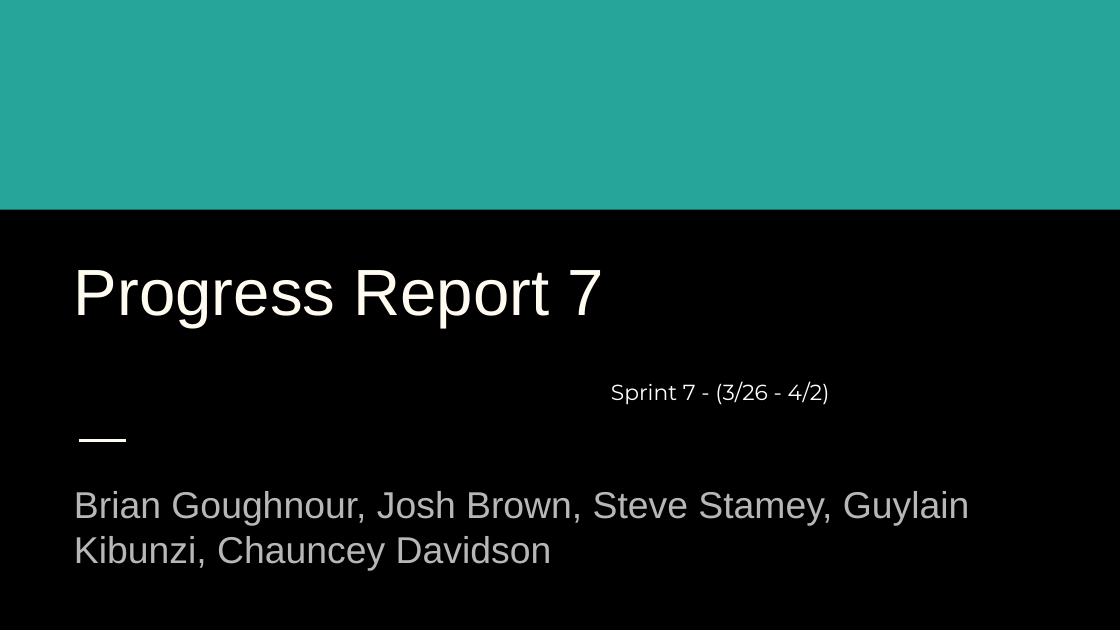
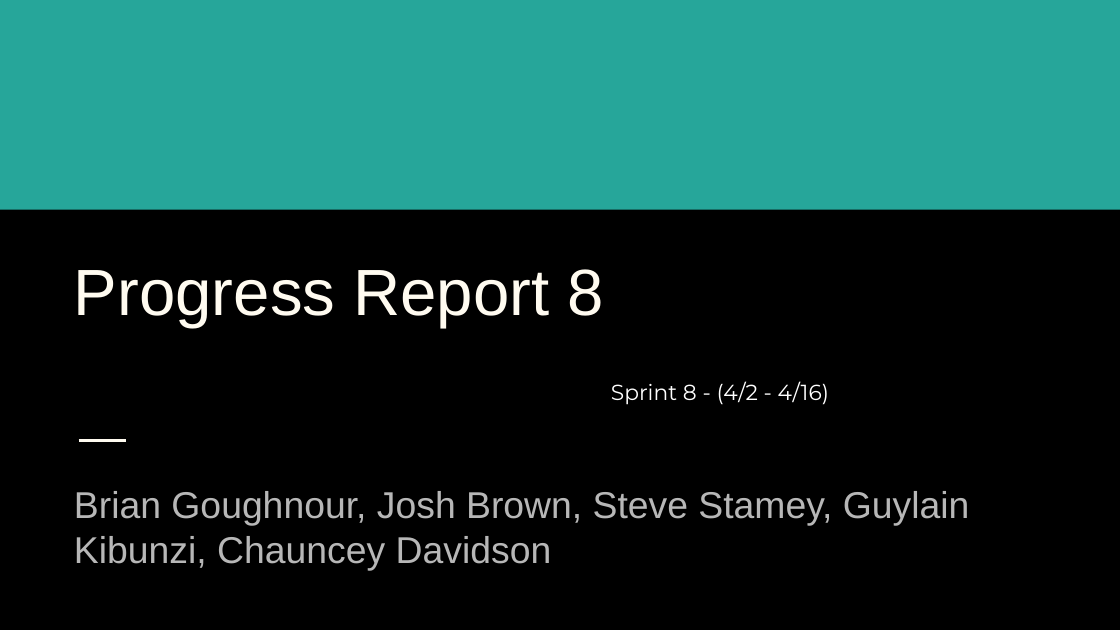
Before and after one commit to stevieclean/UNCG-CSE-Senior_Proj, a slide deck: slide 1 of presentation/Progress Report 7.pptx. Drawn at 1120x630 pixels with LibreOffice and Linux fonts; fonts in the diff are those of the drawing. Boxes give left, top, right and bottom in pixels: in the first picture for what was removed or moved away, otherwise in the second. Text is boxed around its words. In the diff, an @@ line names an element or a change of style, - is before the commit and + after.

```diff
--- a/presentation/Progress Report 7.pptx
+++ b/presentation/Progress Report 7.pptx
@@ title at bbox=[74, 269, 604, 328]: text changed @@
-Progress Report 7
+Progress Report 8
@@ text at bbox=[611, 381, 829, 405]: text changed @@
-Sprint 7 - (3/26 - 4/2)
+Sprint 8 - (4/2 - 4/16)
```
Also in this commit, not shown: 2 other slides changed, 4 slides added, 2 slides removed.
